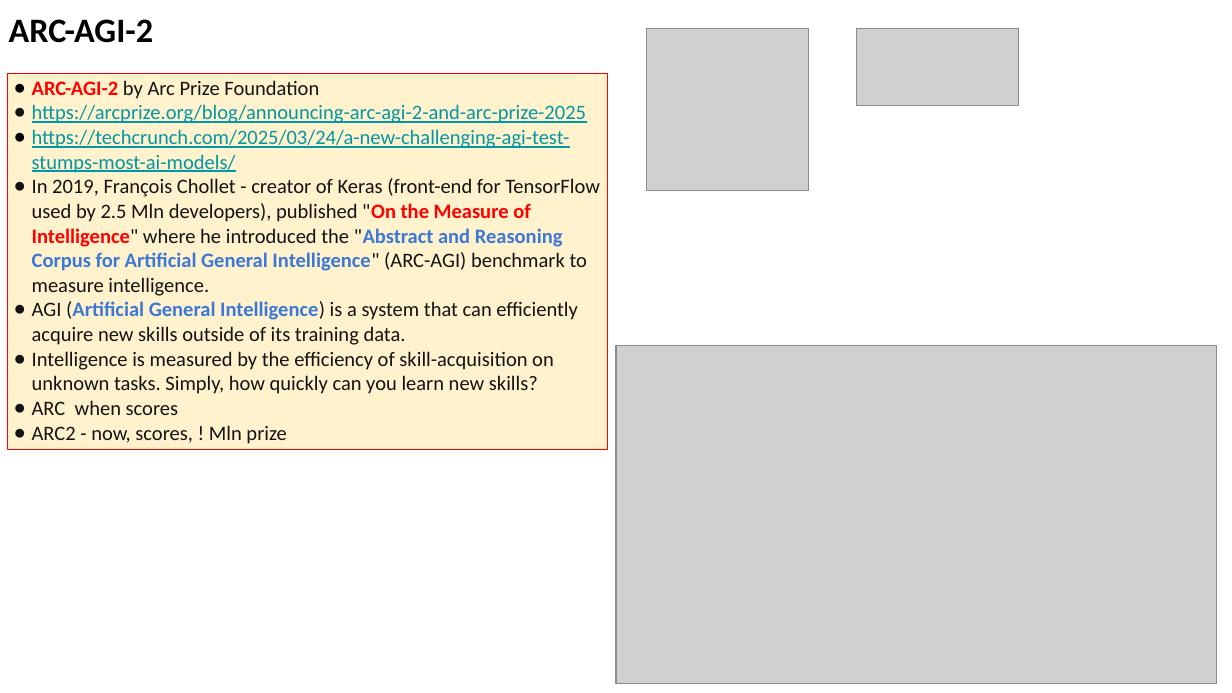
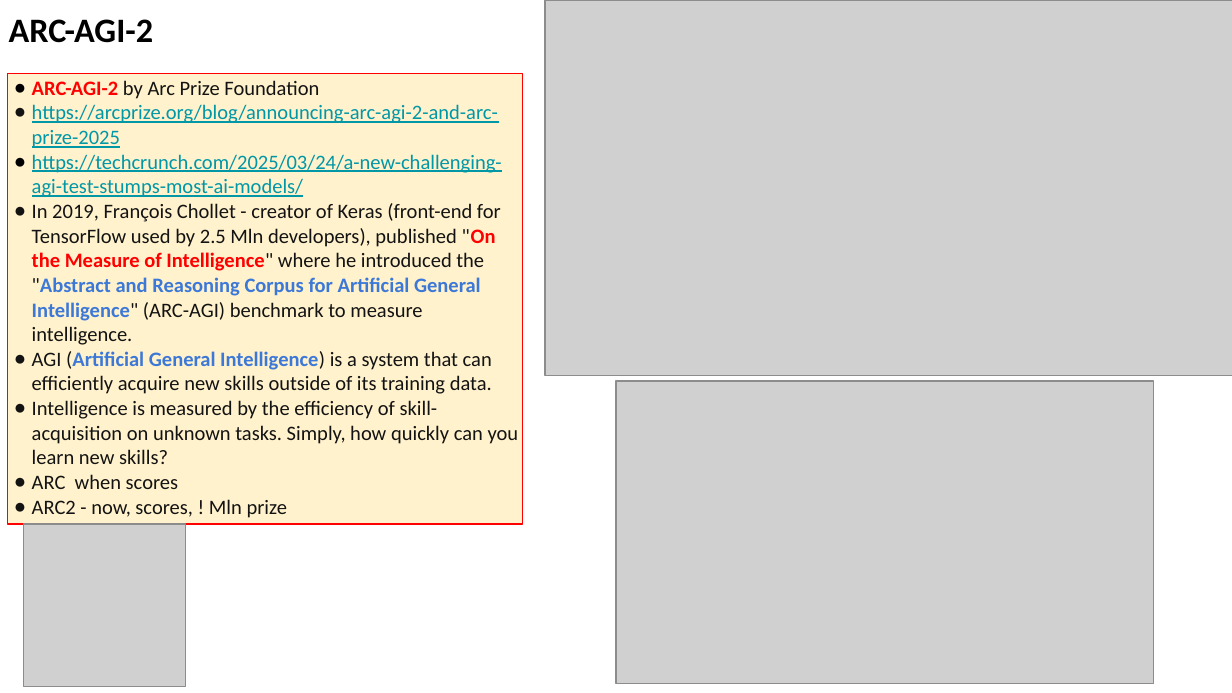
Before and after one commit to lselector/seminar, a slide deck: slide 15 of 2025/2025-03-28-AI-Updates.pptx (slide 14 before the commit). Drawn at 1232x693 pixels with LibreOffice and Linux fonts; fonts in the diff are those of the drawing; grey boxes stand for pictures. Boxes give left, top, right and bottom in pixels: in the first picture for what was removed or moved away, otherwise in the second. Text is boxed around its words. In the diff, an @@ line names an element or a change of style, - is before the commit and + after.

```diff
--- a/2025/2025-03-28-AI-Updates.pptx
+++ b/2025/2025-03-28-AI-Updates.pptx
@@ picture added at [545, 0, 1232, 376] @@
@@ picture removed at [856, 28, 1019, 106] @@
@@ rectangle "ARC-AGI-2 by Arc Prize Foundation": place and size @@
-rectangle "ARC-AGI-2 by Arc Prize Foundation" at [7, 74, 607, 450]
+rectangle "ARC-AGI-2 by Arc Prize Foundation" at [7, 74, 522, 525]
@@ picture: place and size @@
-picture at [616, 346, 1216, 684]
+picture at [616, 381, 1153, 683]
@@ picture: place and size @@
-picture at [647, 28, 809, 191]
+picture at [23, 524, 186, 686]
```
Also in this commit, not shown: 5 other slides changed, 2 slides added.
